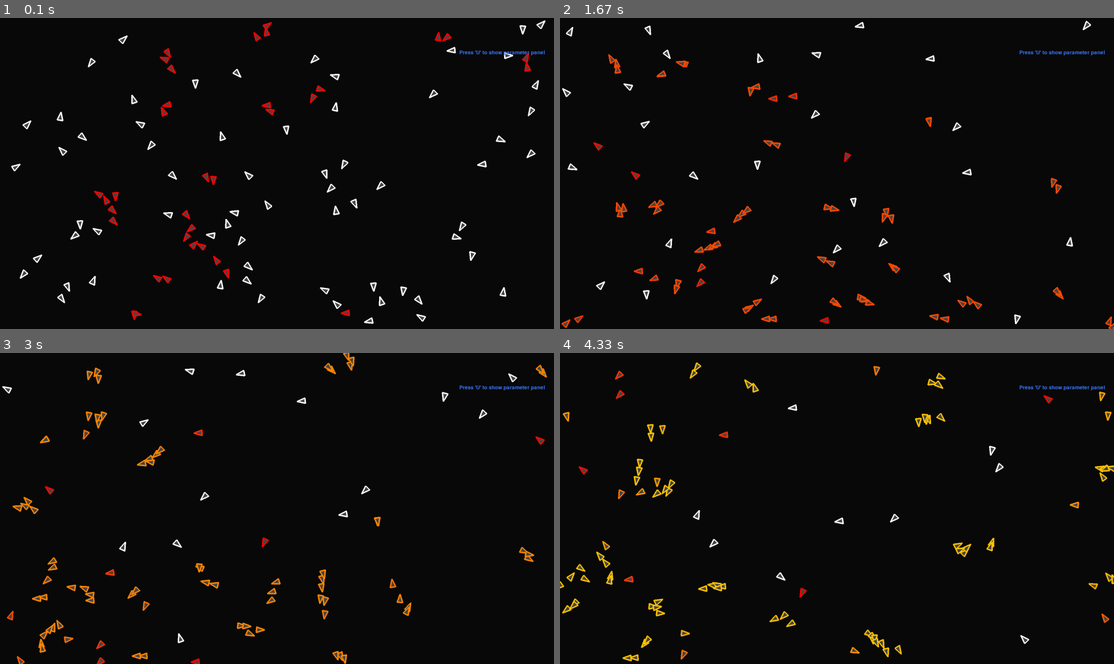
Above: before the commit, frames 1-4 (two rows, left to right).
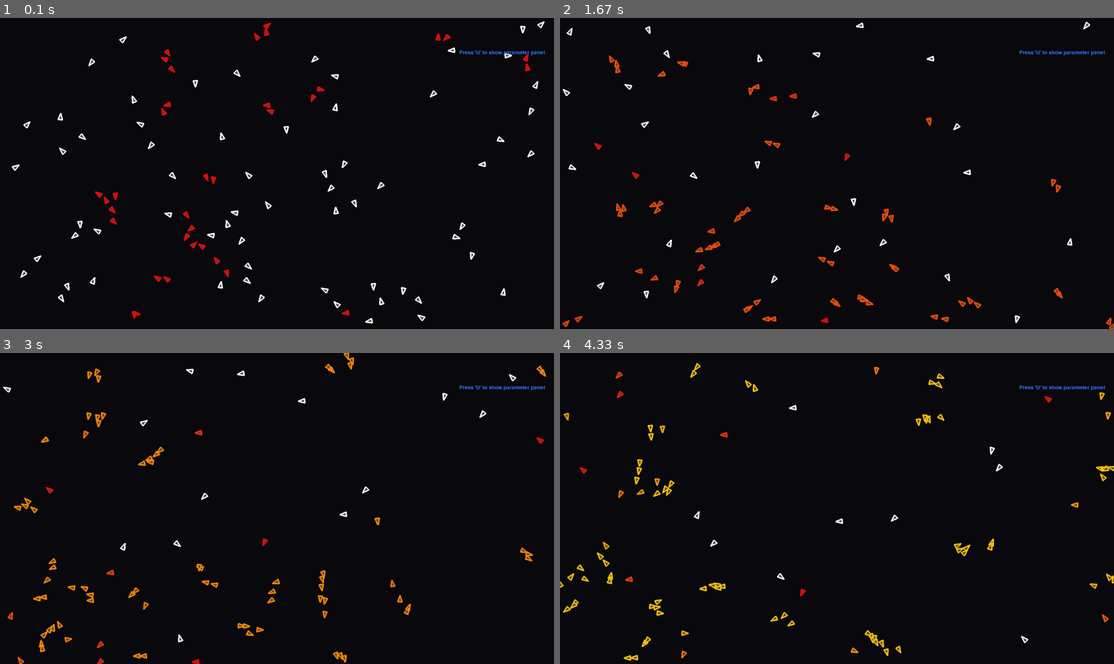
Above: after the commit, the same moments.

Repository: Josephbakulikira/simple-Flocking-simulation-python-pygame
Game: pygame game, started from main.py
Same seed, same stepped clock (60 frames per second), same inputs: the game is played once before the commit and once after it.
Inputs (mouse positions are in pixels of both pictures, inside the frame that each line leads up to):
- Up to frame 1 (0.1 s): no input
- Up to frame 2 (1.67 s): no input
- Up to frame 3 (3 s): press the mouse at (387, 483) at 2.37 s; move the mouse to (404, 483) at 2.47 s; release the mouse at (421, 480) at 2.6 s; press the mouse at (387, 483) at 2.7 s; move the mouse to (432, 483) at 2.8 s; release the mouse at (476, 483) at 2.93 s
- Up to frame 4 (4.33 s): press the mouse at (947, 483) at 3.03 s; move the mouse to (992, 527) at 3.13 s; release the mouse at (1030, 570) at 3.27 s; press the mouse at (947, 483) at 3.37 s; move the mouse to (903, 489) at 3.47 s; release the mouse at (859, 496) at 3.6 s; press the mouse at (947, 483) at 3.7 s; move the mouse to (831, 468) at 3.8 s; release the mouse at (715, 452) at 3.93 s; press the mouse at (947, 483) at 4.03 s; move the mouse to (964, 514) at 4.13 s; release the mouse at (986, 542) at 4.27 s

The runs differ from the first frame. In frame 1, 2.0% of the frame differs, in the area x 2-99%, y 0-99%; in frame 2, 1.8%; in frame 3, 1.8%; in frame 4, 1.8%.

Commit message:
add slider scale ui

Diff:
--- a/boid.py
+++ b/boid.py
@@ -29,7 +29,7 @@
 		self.hue = 0
 		self.toggles = {"separation":True, "alignment":True, "cohesion":True}
 		self.values = {"separation":0.1, "alignment":0.1, "cohesion":0.1}
-
+		self.radius = 40
 	def limits(self, width , height):
 		if self.position.x > width:
 			self.position.x = 0
@@ -66,7 +66,7 @@
 
 		for mate in flockMates:
 			dist = getDistance(self.position, mate.position)
-			if mate is not self and dist < NEIGHBORHOOD_RADIUS:
+			if mate is not self and dist < self.radius:
 				temp = SubVectors(self.position,mate.position)
 				temp = temp/(dist ** 2)
 				steering.add(temp)
@@ -87,7 +87,7 @@
 		# hue = uniform(0, 0.5)
 		for mate in flockMates:
 			dist = getDistance(self.position, mate.position)
-			if mate is not self and dist < NEIGHBORHOOD_RADIUS:
+			if mate is not self and dist < self.radius:
 				vel = mate.velocity.Normalize()
 				steering.add(vel)
 				mate.color = hsv_to_rgb( self.hue ,1, 1)
@@ -109,7 +109,7 @@
 
 		for mate in flockMates:
 			dist = getDistance(self.position, mate.position)
-			if mate is not self and dist < NEIGHBORHOOD_RADIUS:
+			if mate is not self and dist < self.radius:
 				steering.add(mate.position)
 				total += 1
 
--- a/main.py
+++ b/main.py
@@ -12,7 +12,7 @@
 clock = pygame.time.Clock()
 fps = 60
 
-scale = 50
+scale = 40
 Distance = 5
 speed = 0.0005
 
@@ -33,7 +33,10 @@
 run = True
 while run:
 	clock.tick(fps)
-	window.fill((10, 10 ,10))
+	window.fill((10, 10, 15))
+
+	n = numberInput.value
+	scale = sliderScale.value
 
 	for event in pygame.event.get():
 		if event.type == pygame.QUIT:
@@ -65,6 +68,7 @@
 	for boid in flock:
 		boid.toggles = {"separation": toggleSeparation.state, "alignment": toggleAlignment.state,"cohesion": toggleCohesion.state}
 		boid.values = {"separation": separationInput.value/100, "alignment": alignmentInput.value/100,"cohesion": cohesionInput.value/100}
+		boid.radius = scale
 		boid.limits(Width, Height)
 		boid.behaviour(flock)
 		boid.update()
@@ -72,12 +76,13 @@
 		boid.Draw(window, Distance, scale)
 
 
+
 	if showUI == True:
 		resetButton.HandleMouse()
 		toggleSeparation.HandleMouse()
 		toggleCohesion.HandleMouse()
 		toggleAlignment.HandleMouse()
-
+		sliderScale.HandleMouse()
 		panel.Render(window)
 		resetButton.Render(window)
 		Behaviours.Render(window)
@@ -87,6 +92,8 @@
 		SeparationValue.Render(window)
 		AlignmentValue.Render(window)
 		CohesionValue.Render(window)
+		NumberOfBoids.Render(window)
+		ScaleText.Render(window)
 
 		toggleSeparation.Render(window)
 		toggleAlignment.Render(window)
@@ -95,6 +102,9 @@
 		separationInput.Render(window, textI, backSpace, keyPressed)
 		alignmentInput.Render(window, textI, backSpace, keyPressed)
 		cohesionInput.Render(window, textI, backSpace, keyPressed)
+		numberInput.Render(window, textI, backSpace, keyPressed)
+
+		sliderScale.Render(window)
 	else:
 		UItoggle.Render(window)
 	backSpace = False
--- a/ui.py
+++ b/ui.py
@@ -1,8 +1,8 @@
 import pygame
 from constants import *
-
+from tools import *
 class Button:
-    def __init__(self, text, position = (Width-230, 500) , w = 100, h= 50, border=10, color = (0, 0, 0), borderColor = (64, 123, 158)):
+    def __init__(self, text, position = (Width-230, 600) , w = 100, h= 50, border=10, color = (0, 0, 0), borderColor = (64, 123, 158)):
         self.text = text
         self.position = position
         self.w = w
@@ -45,7 +45,7 @@
         screen.blit(text, textRect)
 
 class Panel:
-    def __init__(self, position = (Width-350, 100), w= 345, h= 400, color=(8, 3, 12)):
+    def __init__(self, position = (Width-350, 100), w= 345, h= 500, color=(8, 3, 12)):
         self.position = position
         self.w = w
         self.h = h
@@ -65,7 +65,7 @@
         self.activeColor = activeColor
         self.color = color
 
-    def HandleMouse(self, HoverColor = (40, 40, 40)):
+    def HandleMouse(self, HoverColor = (150, 120, 40)):
         m = pygame.mouse.get_pos()
 
         if m[0] >= self.position[0] and m[0] <= self.position[0] + self.w:
@@ -74,6 +74,7 @@
                 self.activeColor = HoverColor
                 if pygame.mouse.get_pressed()[0]:
                     self.state = not self.state
+                    self.color = (255, 255, 255)
             else:
                 self.color = self.temp[1]
                 self.activeColor =self.temp[0]
@@ -162,3 +163,41 @@
         textRect.center = (self.position[0]+self.w//2, self.position[1]+self.h//2)
         pygame.draw.rect(screen, self.color, pygame.Rect(self.position[0], self.position[1], self.w, self.h))
         screen.blit(text, textRect)
+
+class Slider:
+    def __init__(self,x, y, val, min1, max1, length, h):
+        self.value = val
+        self.x = x
+        self.y = y
+        self.h = h
+        self.min1 = min1
+        self.max1 = max1
+        self.length = length
+        self.lineColor = (20, 10, 20)
+        self.rectradius = 15
+        self.temp_radius = self.rectradius
+        self.rectColor = (255, 255, 255)
+        self.v = 0.4
+        self.temp = self.lineColor
+    def Calculate(self, val):
+        self.v = translate(val, 0, self.length, 0, 1)
+        self.value = self.v * 100
+    def HandleMouse(self):
+
+        mx, my = pygame.mouse.get_pos()
+        if mx >= self.x and mx <= self.x + self.length:
+            if my >= self.y and my <= self.y + self.h:
+                self.rectradius = 22
+                self.Calculate(mx - self.x)
+            else:
+                self.lineColor = self.temp
+                self.rectradius = self.temp_radius
+        else:
+            self.lineColor = self.temp
+            self.rectradius = self.temp_radius
+
+    def Render(self,screen):
+        pygame.draw.rect(screen, self.lineColor, pygame.Rect(self.x, self.y, self.length, self.h))
+        x = int((self.v * self.length) + self.x)
+        pygame.draw.rect(screen, self.rectColor, pygame.Rect(self.x, self.y, int( self.v * self.length), self.h))
+        pygame.draw.circle(screen, self.rectColor, (x, self.y), self.rectradius)
--- a/uiParameters.py
+++ b/uiParameters.py
@@ -15,6 +15,8 @@
 SeparationValue = TextUI("separationValue: ", (Width-245, 315), (255, 255, 255))
 AlignmentValue = TextUI("alignmentValue: ", (Width-245, 365), (255, 255, 255))
 CohesionValue = TextUI("cohesionValue: ", (Width-245, 415), (255, 255, 255))
+NumberOfBoids = TextUI("Number of Boids: ", (Width-245, 465), (255, 255, 255))
+ScaleText = TextUI("Boid-Scale: ", (Width-200, 520), (255, 255, 255))
 
 toggleSeparation = ToggleButton((Width-160, 170), 20, 20, True)
 toggleAlignment = ToggleButton((Width-160, 210), 20, 20, True)
@@ -23,6 +25,9 @@
 separationInput = DigitInput(10, (Width-160, 300), 80, 30)
 alignmentInput = DigitInput(10, (Width-160, 350), 80, 30)
 cohesionInput = DigitInput(10, (Width-160, 400), 80, 30)
+numberInput = DigitInput(100, (Width-160, 450), 80, 30)
+
+sliderScale = Slider(Width-280, 550, 40, 0, 100, 180, 10)
 
 #toggleDiagonal2 = ToggleButton((Width-160, 290), 20, 20, False)
 #showPoint = ToggleButton((Width-160, 340), 20, 20, True)
